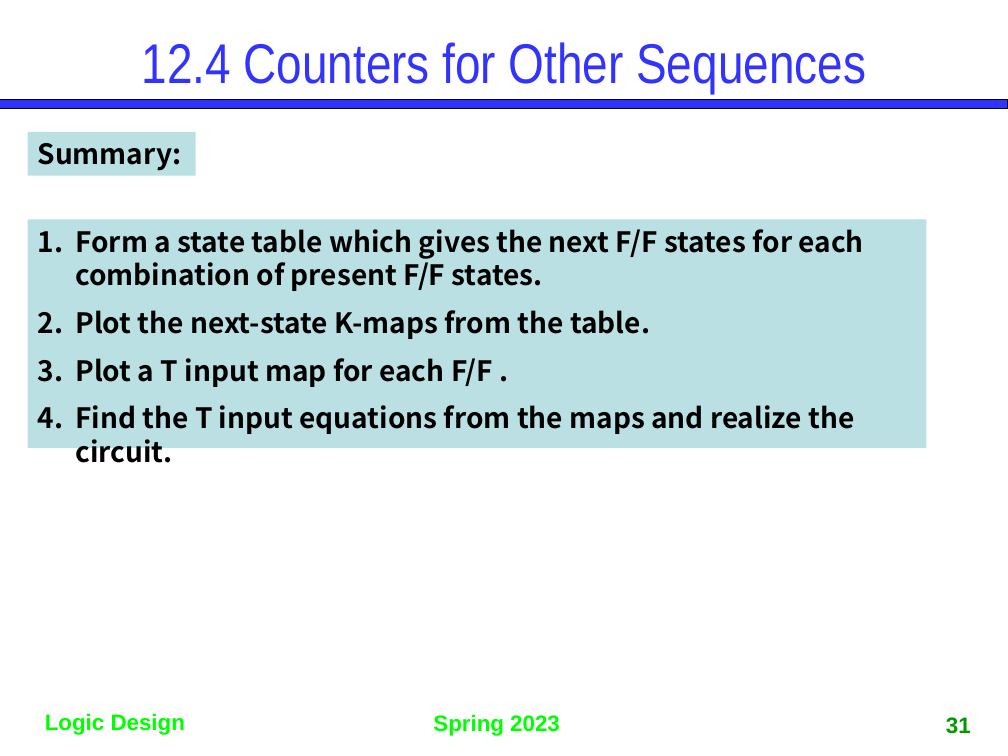
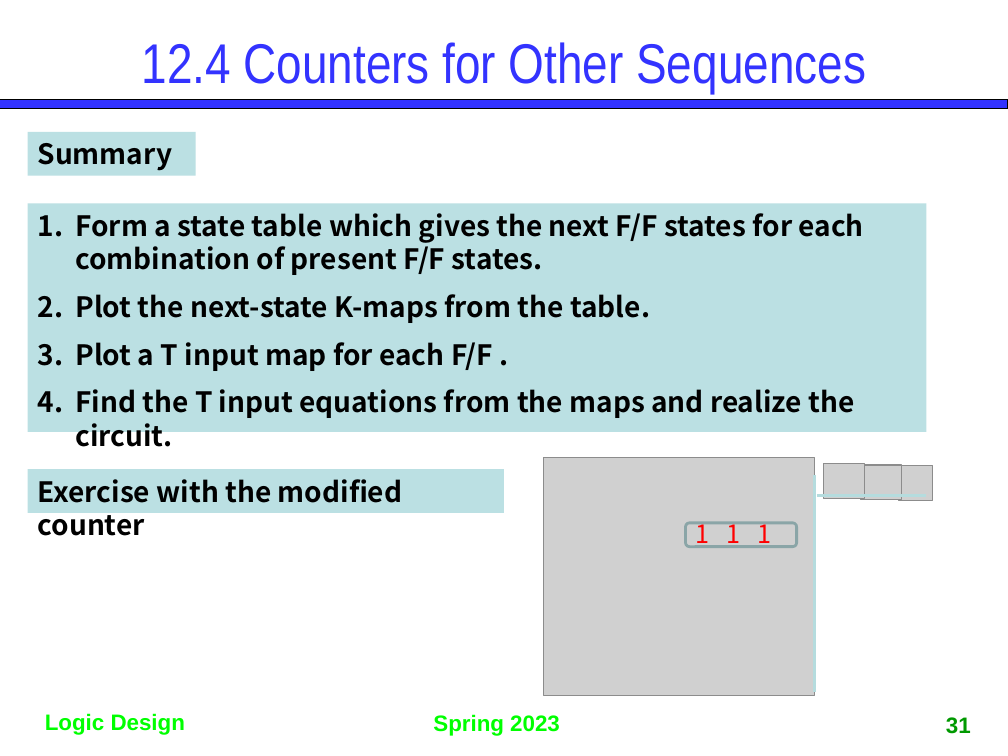
Before and after one commit to gdlee412/Logic-Circuits, a slide deck: slide 31 of 자료/Ch12. Registers_Counters.pptx. Drawn at 1008x756 pixels with LibreOffice and Linux fonts; fonts in the diff are those of the drawing; grey boxes stand for pictures. Boxes give left, top, right and bottom in pixels: in the first picture for what was removed or moved away, otherwise in the second. Text is boxed around its words. In the diff, an @@ line names an element or a change of style, - is before the commit and + after.

```diff
--- a/자료/Ch12. Registers_Counters.pptx
+++ b/자료/Ch12. Registers_Counters.pptx
@@ text in rectangle at (38, 143, 173, 171): text changed @@
-Summary:
+Summary
@@ rectangle "Form a state table which ...": place and size @@
-rectangle "Form a state table which ..." at (27, 220, 926, 449)
+rectangle "Form a state table which ..." at (27, 204, 926, 432)
@@ rectangle added at (28, 469, 504, 512), fill #BBE0E3, 20 pt, text #000000, bold @@
+Exercise with the modified counter
@@ group added at (543, 458, 932, 696): 4 pictures, 2 lines @@
@@ rounded rectangle added at (685, 523, 796, 547), outline #8AA6A8 2 pt @@
@@ text added at (695, 521, 771, 548), 18 pt, text #FF0000 @@
+1 1 1
```
Also in this commit, not shown: 5 other slides changed.
